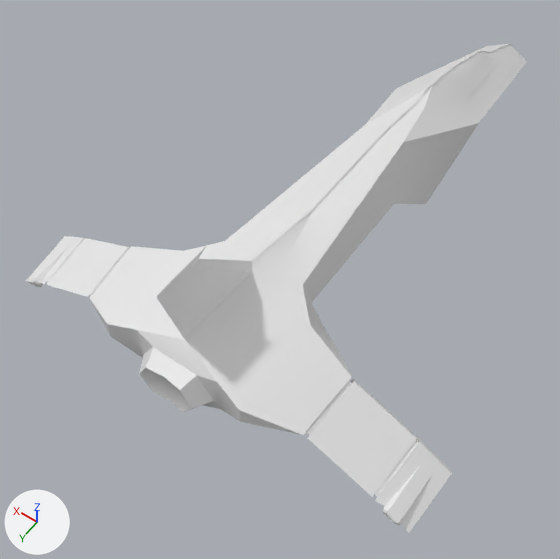
The Blender file assets/model/ship_hd_2.blend, before and after one commit.
Both versions are drawn from a camera (50 mm lens) standing at (-5.95, 7.26, 13.24) and looking at (0.79, -2.18, -1.58). Every picture has the same lights, and +X, +Y and +Z are marked at lower left.

The scene before the commit, as lines of its bpy script (objects in view):
```python
me_cube_006 = bpy.data.meshes.new('Cube.006')
me_cube_006.from_pydata(...)  # 167 vertices, 145 faces, 2 loose edges; spans x -0.1..5.0, y -8.2..8.4, z -2.4..3.0
me_cube_006.polygons.foreach_set('use_smooth', [True] * 145)
ob_cube = bpy.data.objects.new('Cube', me_cube_006)
ob_cube.location = (0.03, -5.84, 0.26)
_m = ob_cube.modifiers.new('Mirror', 'MIRROR')
_m.merge_threshold = 0.024
_m = ob_cube.modifiers.new('EdgeSplit', 'EDGE_SPLIT')
```
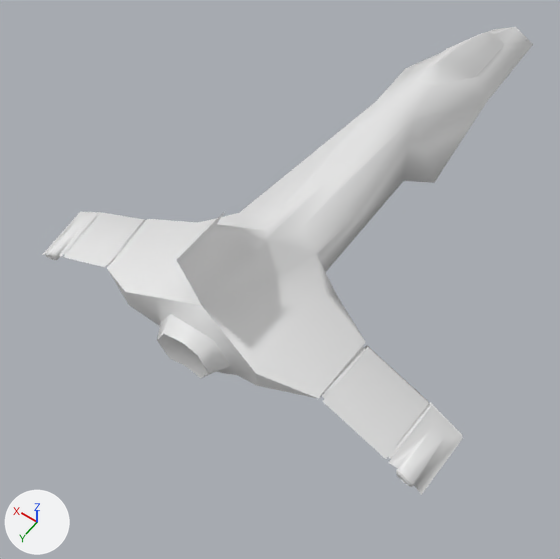
Boxes (x1, y1, x2, y2) around the edits, measured in the pictures (560 x 559 px; the box of a moved part takes in the faces that stretch with it):
'Cube', reshaped, moved, modifiers changed: before (26, 44, 527, 533); after (42, 27, 533, 495)
part 1 of me_cube_006, moved or reshaped: before (225, 125, 403, 325); after (240, 102, 414, 294)

What changed in the scene script:
```text
Change me_cube_006:
    used by ob_cube; location = (0.03, -5.84, 0.26)
    remove me_cube_006.from_pydata(...)  # 167 vertices, 145 faces, 2 loose edges; spans x -0.1..5.0, y -8.2..8.4, z -2.4..3.0
    add me_cube_006.from_pydata(...)  # 167 vertices, 146 faces, 2 loose edges; spans x -0.1..5.0, y -8.2..8.4, z -2.4..3.0
    me_cube_006 part 1
    14 faces are deleted
    1 vertex moves from x 0.5, y 3.5, z 1.0 to x 0.3, y 3.5, z 1.0
    15 new faces join them
Change ob_cube:
    ob_cube.location: (0.03, -5.84, 0.26) -> (0.19, -6.55, 0.39)
    where _m = ob_cube.modifiers.new('Mirror', 'MIRROR')
    _m.merge_threshold: 0.024 -> 0.0881
    where _m = ob_cube.modifiers.new('EdgeSplit', 'EDGE_SPLIT')
    add _m.use_edge_angle = False
```
